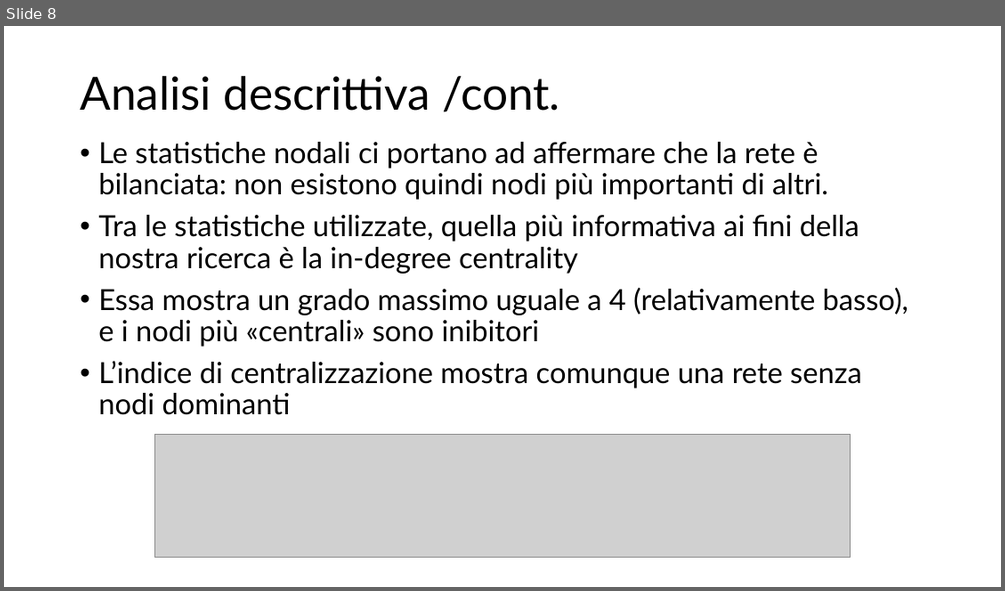
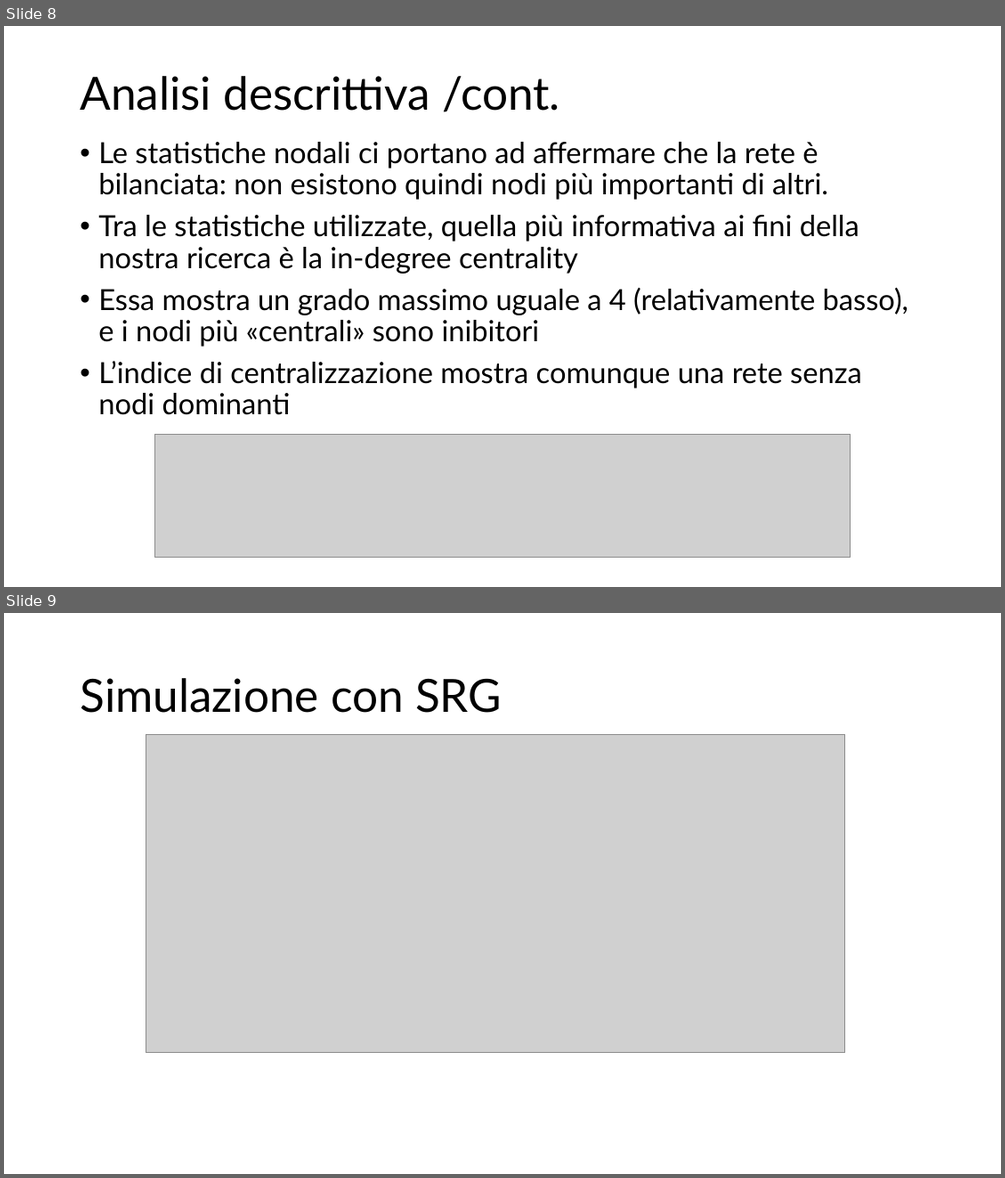
Before and after one commit to cMancio00/sand-2024, a slide deck: Analysis of visual cortical neurons of mice.pptx. Shown one above the other, each under a label of ours: slide 8 before the commit, slides 8 and 9 after it. The pictures are 1005x591 and 1005x1178 pixels, drawn with LibreOffice and Linux fonts; fonts in the diff are those of the drawing; grey boxes stand for pictures. Boxes give left, top, right and bottom in pixels: in the first picture for what was removed or moved away, otherwise in the second. Text is boxed around its words. In the diff, an @@ line names an element or a change of style, - is before the commit and + after.

```diff
--- a/Analysis of visual cortical neurons of mice.pptx
+++ b/Analysis of visual cortical neurons of mice.pptx
@@ slide 9 added at [4,613,1001,1174], background #FFFFFF @@
@@ title added at [80,678,502,713], 44 pt, text #000000 @@
+Simulazione con SRG
@@ picture added at [146,734,844,1053] @@
```
Also in this commit, not shown: 1 slide changed, 6 other slides added, 4 other files.
